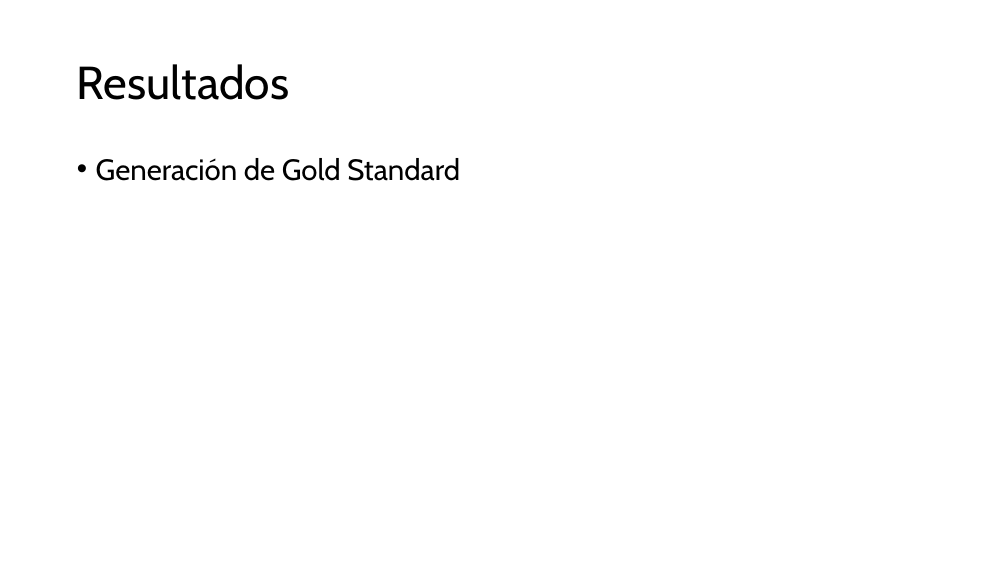
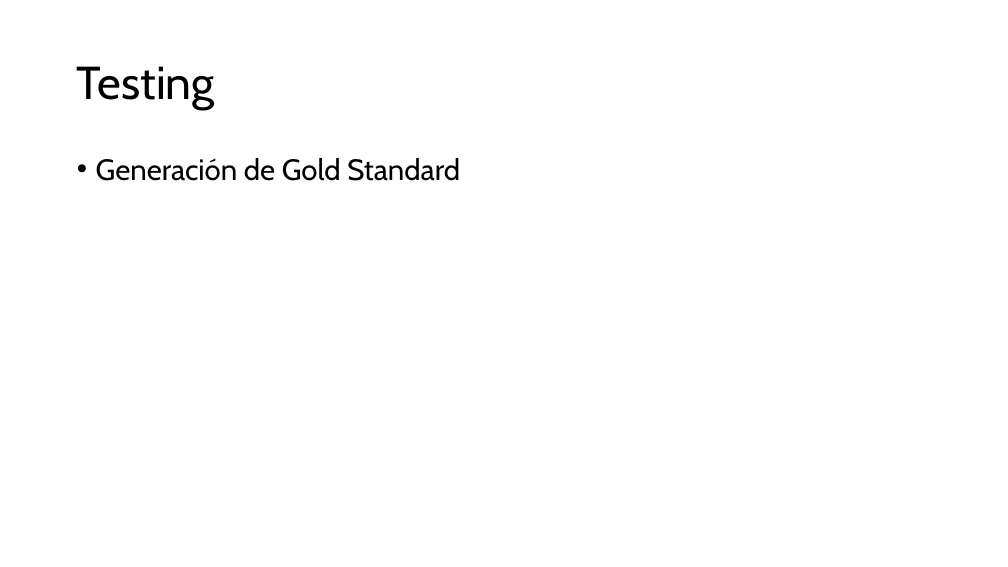
Before and after one commit to sofinegue/TFG-RAG, a slide deck: slide 9 of doc/20260227_Presentacion_AnexoB.pptx. Drawn at 1008x567 pixels with LibreOffice and Linux fonts; fonts in the diff are those of the drawing. Boxes give left, top, right and bottom in pixels: in the first picture for what was removed or moved away, otherwise in the second. Text is boxed around its words. In the diff, an @@ line names an element or a change of style, - is before the commit and + after.

```diff
--- a/doc/20260227_Presentacion_AnexoB.pptx
+++ b/doc/20260227_Presentacion_AnexoB.pptx
@@ title at [77,66,215,110]: text changed @@
-Resultados
+Testing
```
Also in this commit, not shown: 3 other slides changed, 9 other files.
